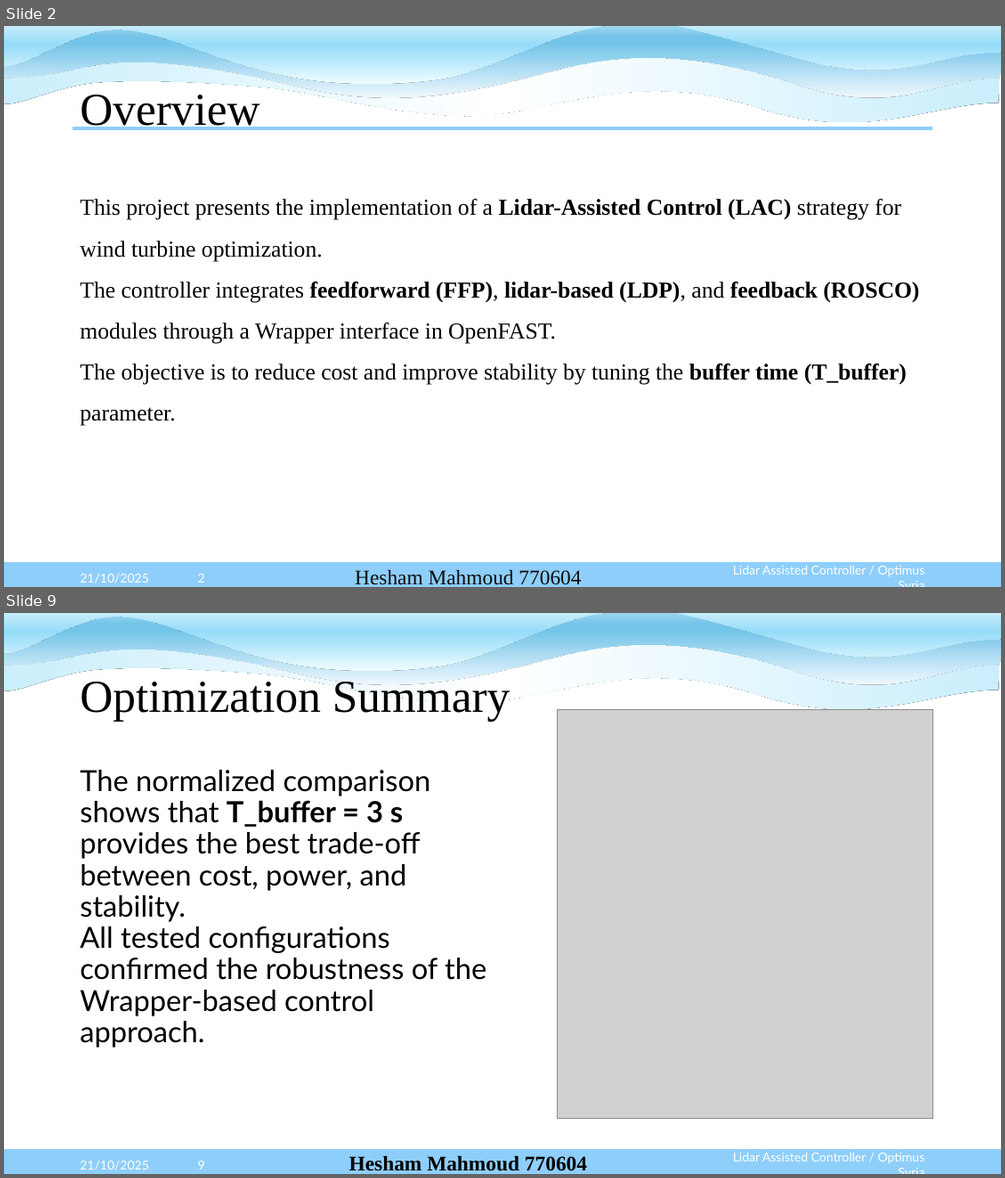
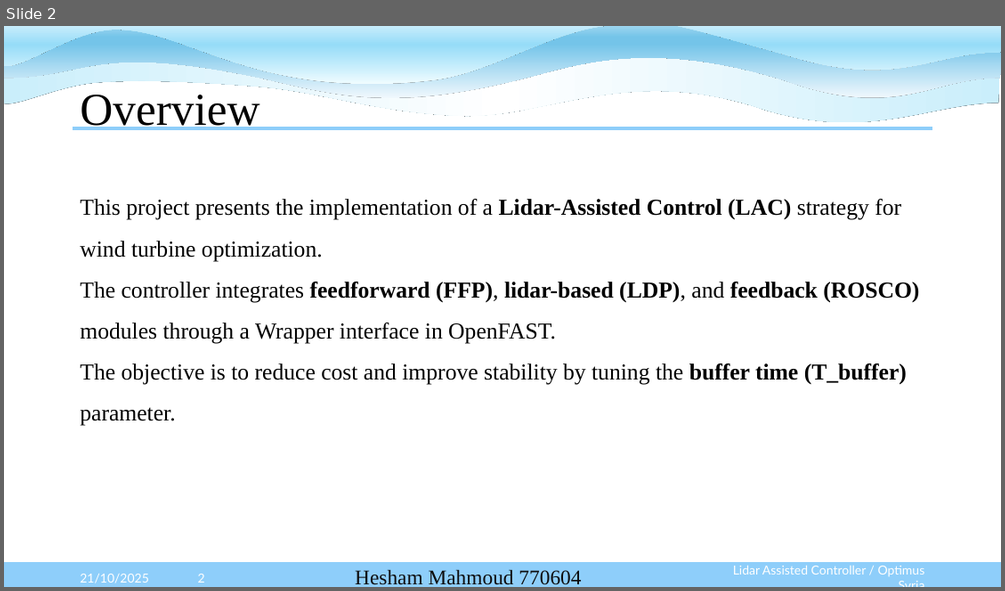
Before and after one commit to Karim-bakhtyar/Optimus-Syria-WEC, a slide deck: 3_Presentations/week 4/Week4 Lidar assisted control.pptx. Shown one above the other, each under a label of ours: slides 2 and 9 before the commit, slide 2 after it; the slides between them are not shown. The pictures are 1005x1178 and 1005x591 pixels, drawn with LibreOffice and Linux fonts; fonts in the diff are those of the drawing; grey boxes stand for pictures. Boxes give left, top, right and bottom in pixels: in the first picture for what was removed or moved away, otherwise in the second. Text is boxed around its words. In the diff, an @@ line names an element or a change of style, - is before the commit and + after.

```diff
--- a/3_Presentations/week 4/Week4 Lidar assisted control.pptx
+++ b/3_Presentations/week 4/Week4 Lidar assisted control.pptx
@@ slide 9 removed at <box>4,613,1001,1174</box>, background #FFFFFF; not listed: 7 template elements that a slide beside it also shows @@
@@ title removed at <box>80,675,510,721</box> @@
-Optimization Summary
@@ picture removed at <box>558,709,933,1119</box> @@
@@ text removed at <box>80,770,486,1047</box> @@
-The normalized comparison shows that T_buffer = 3 s
-provides the best trade-off between cost, power, and stability.
-All tested configurations confirmed the robustness of the Wrapper-based control approach.
@@ text removed at <box>80,1160,148,1170</box> @@
-21/10/2025
@@ page number removed at <box>198,1160,205,1169</box> @@
-9
@@ text removed at <box>349,1155,587,1171</box> @@
-Hesham Mahmoud 770604
@@ text removed at <box>733,1152,925,1163</box> @@
-Lidar Assisted Controller / Optimus Syria
```
Also in this commit, not shown: 2 slides changed, 5 slides added, 6 other slides removed.
